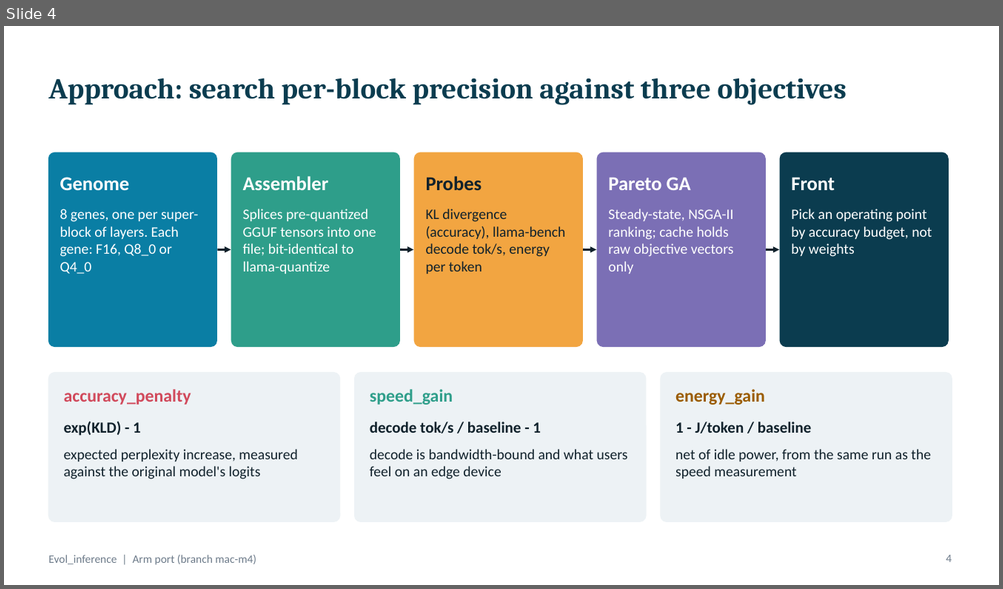
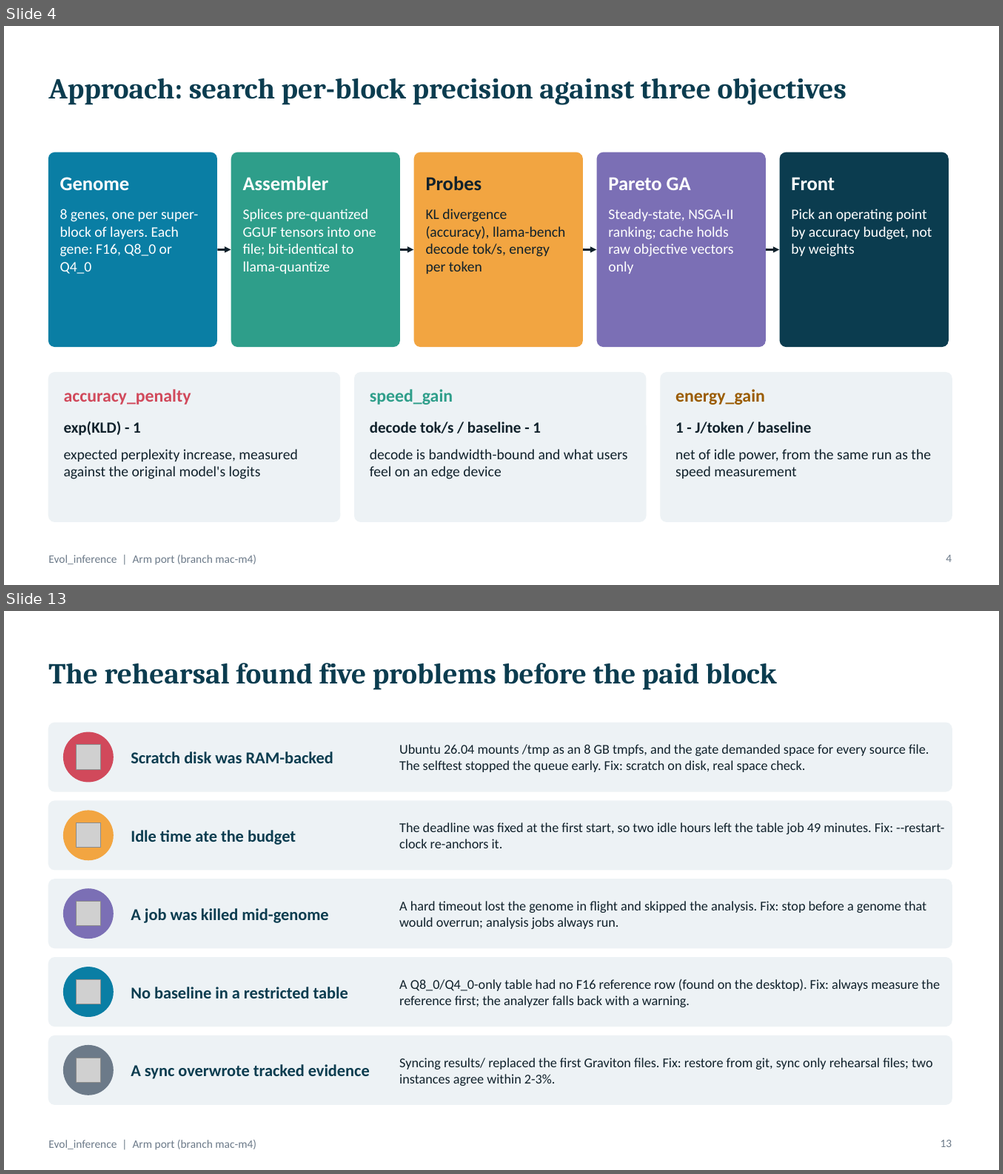
Before and after one commit to npwa/Evol_inference, a slide deck: presentation/Evol_inference_mac-m4.pptx. Shown one above the other, each under a label of ours: slide 4 before the commit, slides 4 and 13 after it; the slides between them are not shown. The pictures are 1003x589 and 1003x1174 pixels, drawn with LibreOffice and Linux fonts; fonts in the diff are those of the drawing; grey boxes stand for pictures. Boxes give left, top, right and bottom in pixels: in the first picture for what was removed or moved away, otherwise in the second. Text is boxed around its words. In the diff, an @@ line names an element or a change of style, - is before the commit and + after.

Commit message:
Update the deck with the Graviton rehearsal findings
- add slides: measured cost per evaluation and 24 h projection, rehearsal problems and the reduced Mac design
- refresh strategy, calibrated-model, lessons and next-steps slides (Mac cost about 30 USD)

```diff
--- a/presentation/Evol_inference_mac-m4.pptx
+++ b/presentation/Evol_inference_mac-m4.pptx
@@ slide 13 added at (4, 611, 999, 1170), background #FFFFFF; not listed: 1 template element that a slide beside it also shows @@
@@ title added at (48, 663, 777, 690), 28 pt, text #0B3C4F, bold @@
+The rehearsal found five problems before the paid block
@@ rounded rectangle added at (48, 723, 951, 792), fill #EDF2F5, outline #EDF2F5 1 pt @@
@@ ellipse added at (64, 732, 113, 782), fill #D1495B, outline #D1495B 1 pt @@
@@ picture added at (76, 744, 100, 769) @@
@@ text added at (131, 752, 333, 763), 16 pt, text #0B3C4F, bold @@
+Scratch disk was RAM-backed
@@ text added at (399, 744, 928, 772), 13 pt, text #10212B @@
+Ubuntu 26.04 mounts /tmp as an 8 GB tmpfs, and the gate demanded space for every source file. The selftest stopped the queue early. Fix: scratch on disk, real space check.
@@ rounded rectangle added at (48, 801, 951, 870), fill #EDF2F5, outline #EDF2F5 1 pt @@
@@ ellipse added at (64, 811, 113, 860), fill #F2A541, outline #F2A541 1 pt @@
@@ picture added at (76, 823, 100, 849) @@
@@ text added at (131, 830, 296, 845), 16 pt, text #0B3C4F, bold @@
+Idle time ate the budget
@@ text added at (399, 823, 944, 849), 13 pt, text #10212B @@
+The deadline was fixed at the first start, so two idle hours left the table job 49 minutes. Fix: --restart-clock re-anchors it.
@@ rounded rectangle added at (48, 880, 951, 948), fill #EDF2F5, outline #EDF2F5 1 pt @@
@@ ellipse added at (64, 889, 113, 939), fill #7B6FB5, outline #7B6FB5 1 pt @@
@@ picture added at (76, 902, 100, 926) @@
@@ text added at (131, 908, 328, 923), 16 pt, text #0B3C4F, bold @@
+A job was killed mid-genome
@@ text added at (399, 901, 926, 929), 13 pt, text #10212B @@
+A hard timeout lost the genome in flight and skipped the analysis. Fix: stop before a genome that would overrun; analysis jobs always run.
@@ rounded rectangle added at (48, 958, 951, 1027), fill #EDF2F5, outline #EDF2F5 1 pt @@
@@ ellipse added at (64, 968, 113, 1017), fill #0A7EA4, outline #0A7EA4 1 pt @@
@@ picture added at (76, 980, 100, 1005) @@
@@ text added at (131, 987, 348, 999), 16 pt, text #0B3C4F, bold @@
+No baseline in a restricted table
@@ text added at (399, 980, 939, 1008), 13 pt, text #10212B @@
+A Q8_0/Q4_0-only table had no F16 reference row (found on the desktop). Fix: always measure the reference first; the analyzer falls back with a warning.
@@ rounded rectangle added at (48, 1037, 951, 1105), fill #EDF2F5, outline #EDF2F5 1 pt @@
@@ ellipse added at (64, 1046, 113, 1095), fill #6C7A89, outline #6C7A89 1 pt @@
@@ picture added at (76, 1059, 100, 1083) @@
@@ text added at (131, 1065, 370, 1079), 16 pt, text #0B3C4F, bold @@
+A sync overwrote tracked evidence
@@ text added at (399, 1058, 933, 1086), 13 pt, text #10212B @@
+Syncing results/ replaced the first Graviton files. Fix: restore from git, sync only rehearsal files; two instances agree within 2-3%.
@@ page number added at (940, 1140, 952, 1147), 11 pt, text #6C7A89 @@
+13
```
Also in this commit, not shown: 4 slides changed, 1 other slide added, 1 other file.
